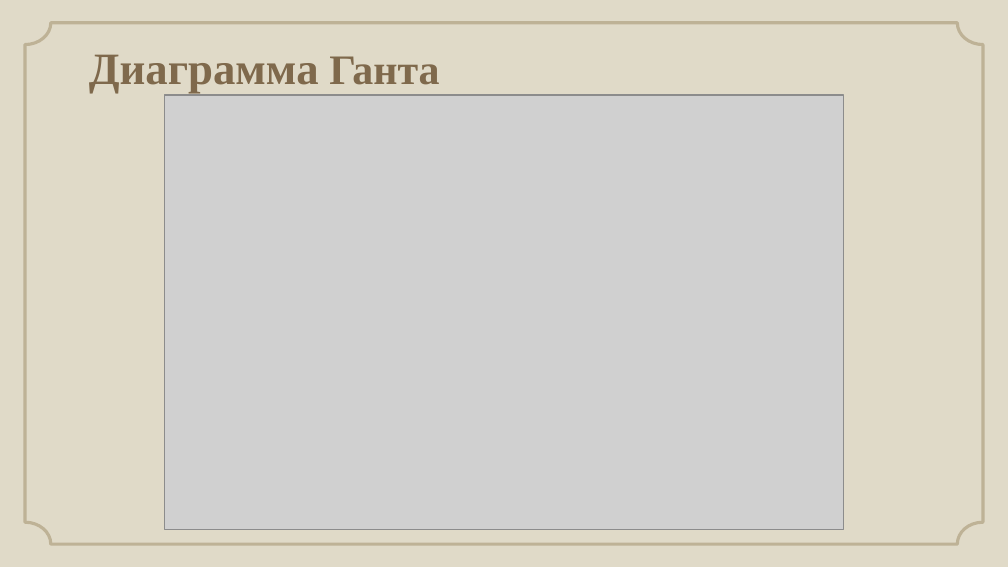
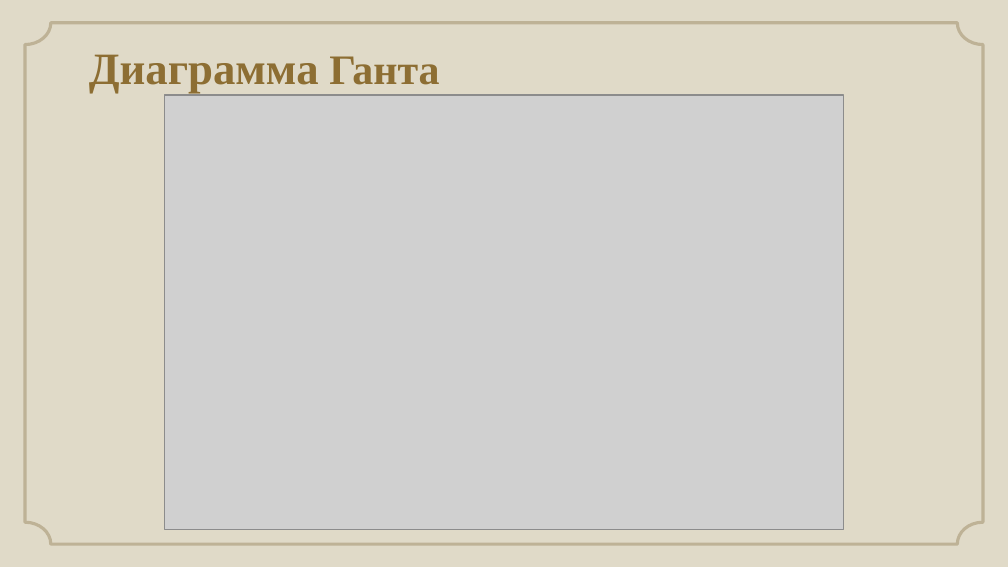
Before and after one commit to Hrustios/E-Book, a slide deck: slide 3 of Report/E-Book.pptx. Drawn at 1008x567 pixels with LibreOffice and Linux fonts; fonts in the diff are those of the drawing; grey boxes stand for pictures; background and template pictures are left out. Boxes give left, top, right and bottom in pixels: in the first picture for what was removed or moved away, otherwise in the second. Text is boxed around its words. In the diff, an @@ line names an element or a change of style, - is before the commit and + after.

```diff
--- a/Report/E-Book.pptx
+++ b/Report/E-Book.pptx
@@ title "Диаграмма Ганта" at (x1=89, y1=54, x2=439, y2=94): text colour #7F694C to #8D6E33 @@
```
Also in this commit, not shown: 9 other slides changed.
